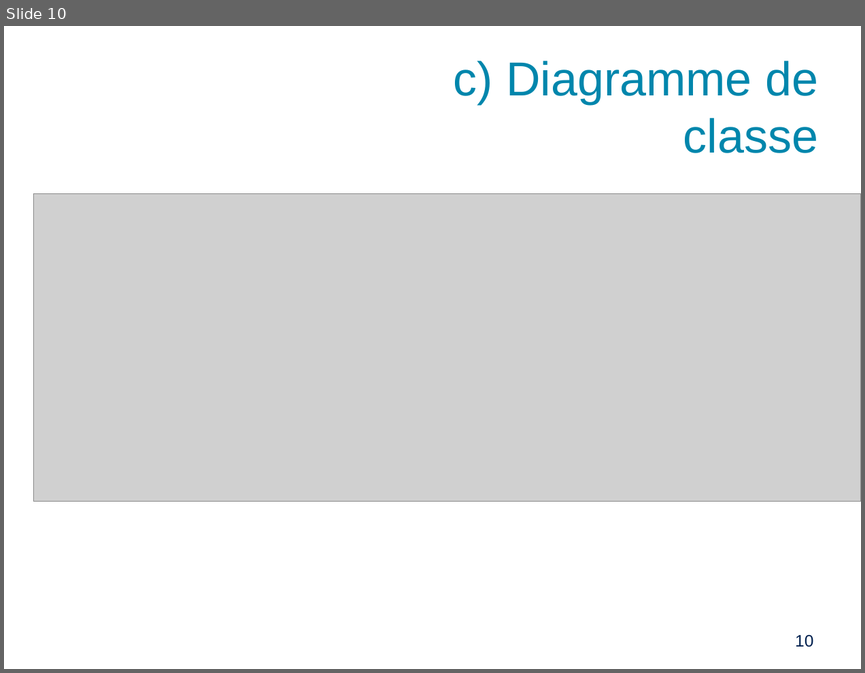
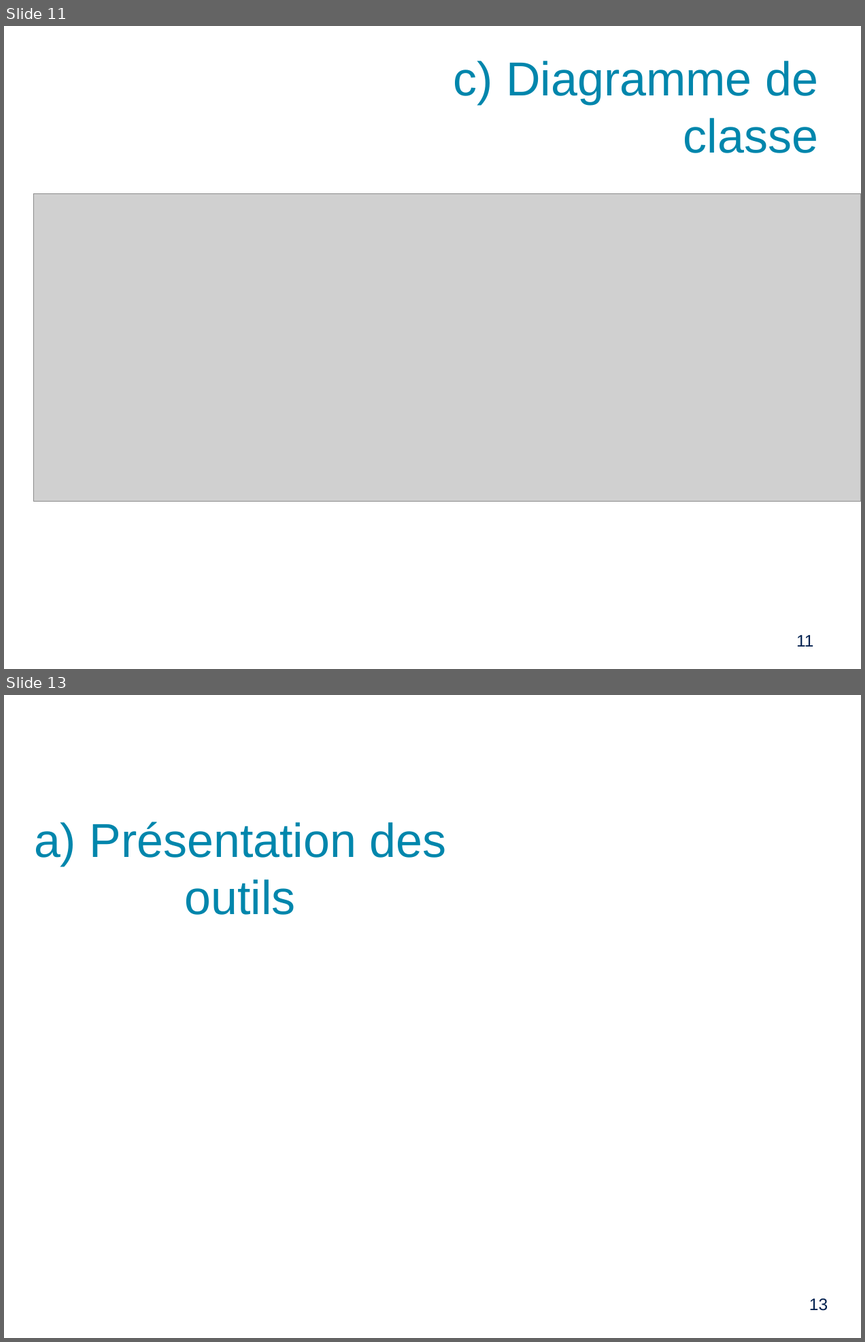
Before and after one commit to PinaudLucas/Projet, a slide deck: Lucas/Revue_2.odp. Shown one above the other, each under a label of ours: slide 10 before the commit, slides 11 and 13 after it; the slides between them are not shown. The pictures are 865x673 and 865x1342 pixels, drawn with LibreOffice and Linux fonts; fonts in the diff are those of the drawing; grey boxes stand for pictures; background and template pictures are left out. Boxes give left, top, right and bottom in pixels: in the first picture for what was removed or moved away, otherwise in the second. Text is boxed around its words. In the diff, an @@ line names an element or a change of style, - is before the commit and + after.

```diff
--- a/Lucas/Revue_2.odp
+++ b/Lucas/Revue_2.odp
@@ slide 13 added at <box>4,695,861,1338</box>, background picture (left out) @@
@@ title added at <box>34,821,447,915</box>, 40 pt, text #0086AC @@
+a) Présentation des outils
@@ page number added at <box>809,1298,827,1310</box>, 14 pt, text #00204F @@
+13
@@ what was slide 10 is now slide 11 @@
@@ page number at <box>796,635,813,646</box>: text changed @@
-10
+11
```
Also in this commit, not shown: 2 slides changed, 7 other slides added, 1 slide removed.
